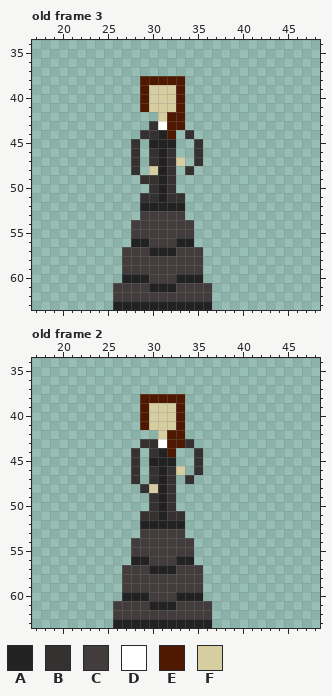
File history of a pixel-art file, Sprites/Movesets/GL Moveset/GL Moveset.ase. Above: the version before the commit.
64x64 pixels, 31 frames. Colours within 5 levels of each other are drawn and written as one. Shown: old frame 3: x 17..48, y 34..63; old frame 2: x 17..48, y 34..63. The commit also changed other frames, which this record leaves out.
Palette (. is transparent): A #222222  B #363131  C #423c3c  D #ffffff  E #4f1800  F #d6cda0
Pixels before, old frame 3, first column x 26:
38 ...EEEEE...
39 ...EFFFE...
40 ...EFFFE...
41 ...EFFFE...
42 .....FEE...
43 ....BDEE...
44 ...BBAE.B..
45 ..B.AAA..B.
46 ..B.BAB..B.
47 ..B.BABF.B.
48 ..B.FAB.B..
49 ...BBAB....
50 ....BAB....
51 ...BBABB...
52 ...AAAAA...
53 ...CCCCC...
54 ..CCCCCCC..
55 ..CCCCCCC..
56 ..AACCCAA..
57 .CCCAAACCC.
58 .CCCCCCCCC.
59 .CCCCCCCCC.
60 .AAACCCAAA.
61 CCCCAAACCCC
62 CCCCCCCCCCC
63 AAAAAAAAAAA
Pixels before, old frame 2, first column x 26:
38 ...EEEEE...
39 ...EFFFE...
40 ...EFFFE...
41 ...EFFFE...
42 .....FEE...
43 ...BBDEEB..
44 ..B.BAE..B.
45 ..B.AAA..B.
46 ..B.BABF.B.
47 ..B.BAB.B..
48 ...BFAB....
49 ....BAB....
50 ....BAB....
51 ...BBABB...
52 ...AAAAA...
53 ...CCCCC...
54 ..CCCCCCC..
55 ..CCCCCCC..
56 ..AACCCAA..
57 .CCCAAACCC.
58 .CCCCCCCCC.
59 .CCCCCCCCC.
60 .AAACCCAAA.
61 CCCCAAACCCC
62 CCCCCCCCCCC
63 AAAAAAAAAAA
Once edited:
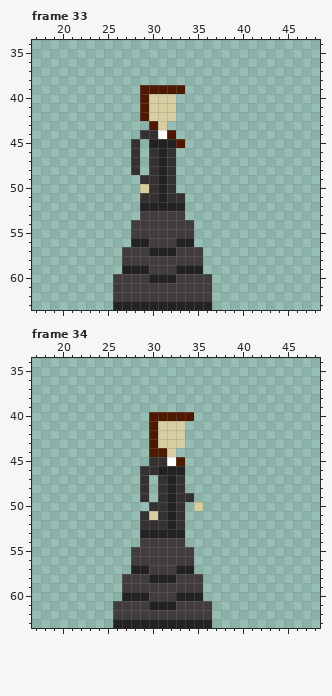
A new or re-ordered frame is compared with the old frame closest to it.
The edit:
frames 31 -> 86
Frame 33 is new; against old frame 3:
Colour C becomes colour A in row 59 at x 27 to 29 and 33 to 35; in row 60 at x 30 to 32.
Colour F becomes colour B in row 48 at x 30.
The author put colour C in row 60 at x 26 and 36.
Colour A becomes colour C in row 60 at x 27 to 29 and 33 to 35; in row 61 at x 30 to 32.
Colour A becomes colour D in row 44 at x 31.
The author put colour E in row 42 at x 29; in row 45 at x 33.
Colour B becomes colour E in row 43 at x 30.
Colour F becomes colour E in row 39 at x 30 to 32.
The author put colour F in row 42 at x 30; in row 50 at x 29.
Colour D becomes colour F in row 43 at x 31.
Colour E becomes colour F in row 42 at x 32.
The edit erases colour B in row 44 at x 34; in rows 45 to 47 at x 35; in row 48 at x 34.
The edit erases colour E in row 38 at x 29 to 33; in rows 40 to 42 at x 33; in row 43 at x 32 to 33.
The edit erases colour F in row 47 at x 33.
Frame 34 is new; against old frame 2:
Colour B becomes colour A in rows 46 to 51 at x 32.
Colour C becomes colour A in row 53 at x 29 to 33; in row 57 at x 28 to 29 and 33 to 34; in row 58 at x 30 to 32.
Colour F becomes colour A in row 46 at x 33.
The author put colour B in row 46 at x 29; in row 47 at x 29 and 33; in row 48 at x 33; in row 49 at x 29 and 33 to 34; in row 50 at x 33.
Colour A becomes colour B in row 45 at x 30 to 31; in rows 47 to 51 at x 31; in row 52 at x 29 to 31 and 33.
Colour A becomes colour C in row 56 at x 28 to 29 and 33 to 34; in row 57 at x 30 to 32.
Colour A becomes colour D in row 45 at x 32.
The author put colour E in row 40 at x 34; in row 42 at x 30; in row 45 at x 33.
Colour A becomes colour E in row 44 at x 31.
Colour B becomes colour E in rows 43 to 44 at x 30.
Colour F becomes colour E in row 40 at x 30 to 32; in row 41 at x 30.
The author put colour F in row 50 at x 35.
Colour B becomes colour F in row 51 at x 30.
Colour D becomes colour F in row 43 at x 31.
Colour E becomes colour F in row 41 at x 33; in rows 42 to 43 at x 32 to 33; in row 44 at x 32.
The edit erases colour B in row 43 at x 29 and 34; in rows 44 to 46 at x 28 and 35; in row 47 at x 28, 30 and 34; in row 49 at x 30.
The edit erases colour C in row 54 at x 28 and 34; in row 57 at x 27 and 35.
The edit erases colour E in row 38 at x 29 to 33; in row 39 at x 29 and 33; in rows 40 to 41 at x 29.
The edit erases colour F in row 39 at x 30 to 32; in row 48 at x 30.
Pixel boxes of the changes (left, top, right, bottom) in both pictures:
changed: (140, 76, 203, 193)
changed: (113, 265, 212, 292)
changed: (122, 394, 203, 583)
